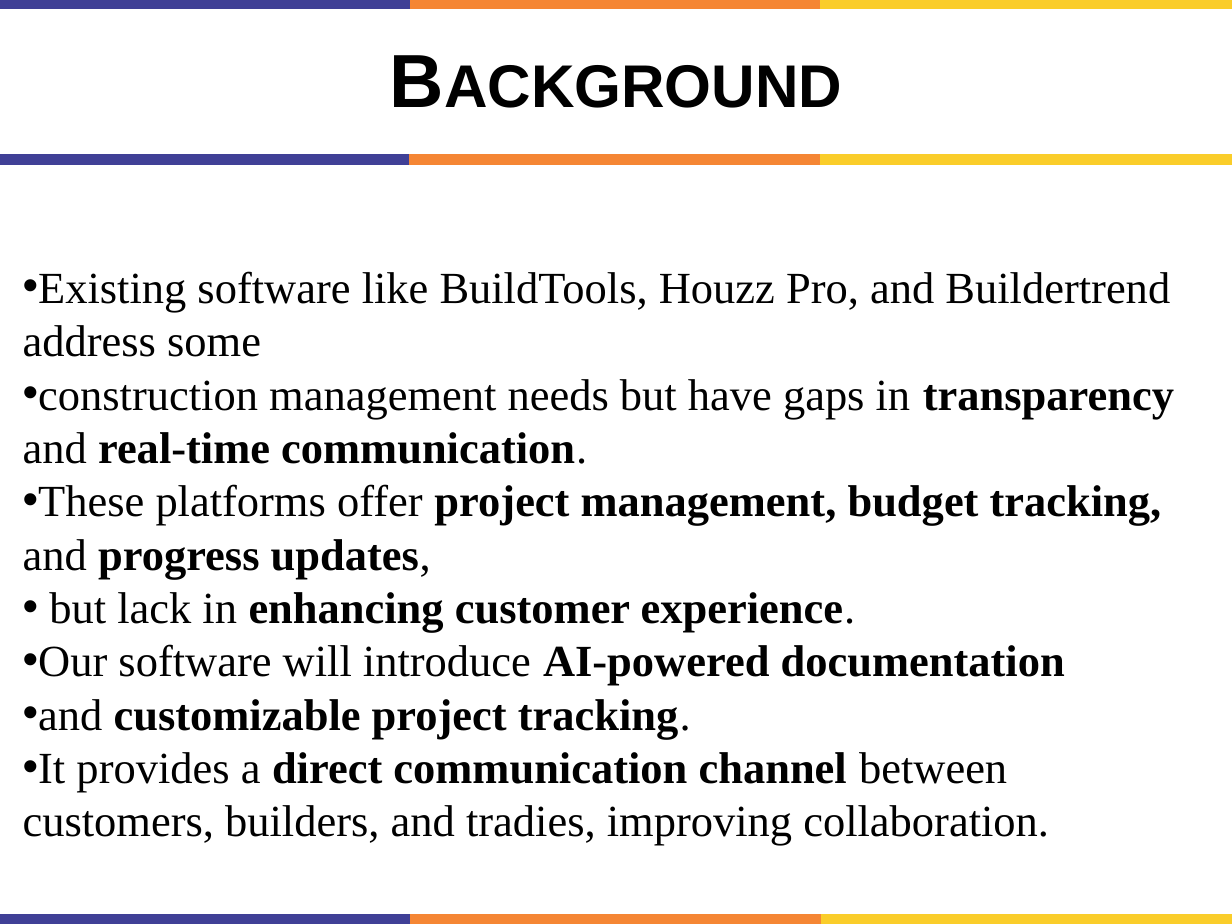
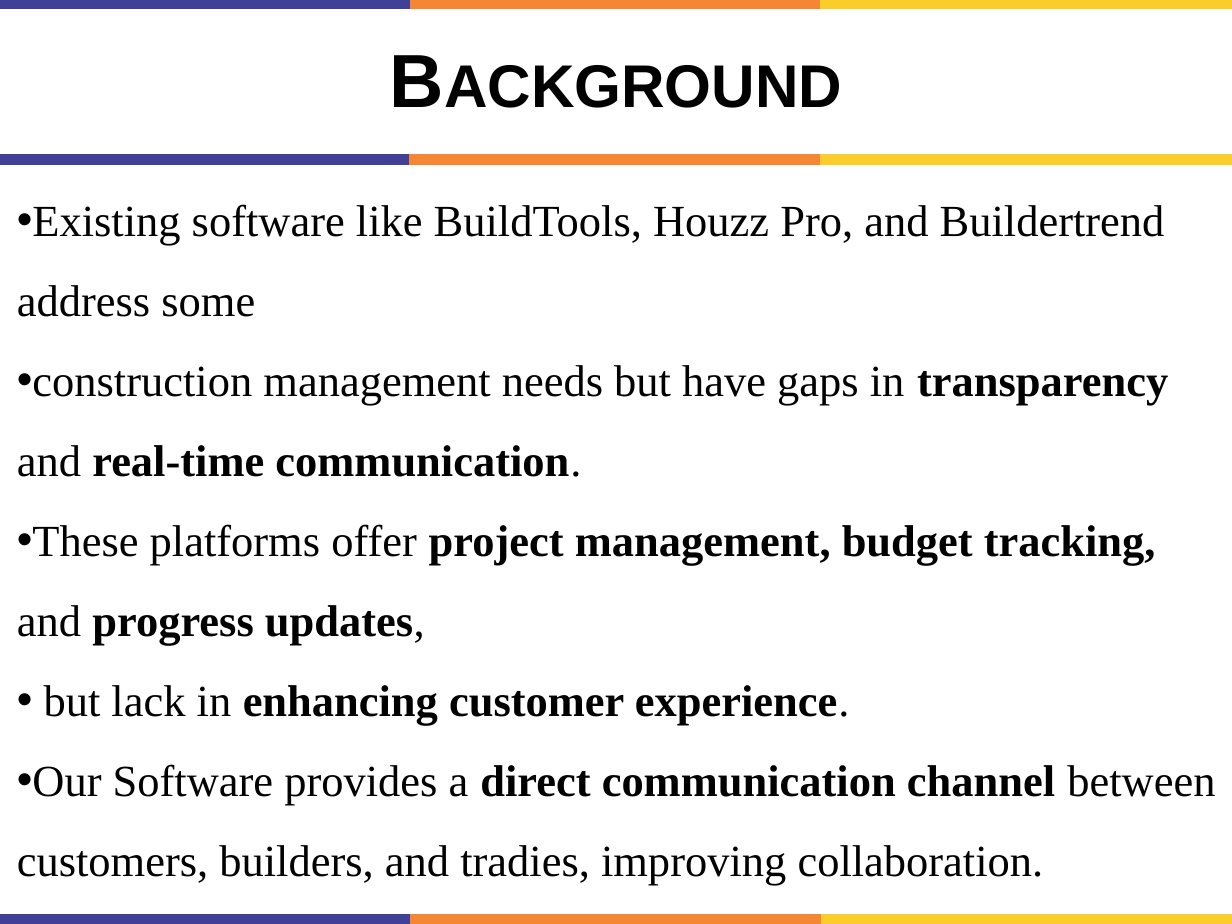
Before and after one commit to engineershoaibakhter/University-Courses, a slide deck: slide 5 of My 7th Semester/FYP/FYP PPT.pptx. Drawn at 1232x924 pixels with LibreOffice and Linux fonts; fonts in the diff are those of the drawing. Boxes give left, top, right and bottom in pixels: in the first picture for what was removed or moved away, otherwise in the second. Text is boxed around its words. In the diff, an @@ line names an element or a change of style, - is before the commit and + after.

```diff
--- a/My 7th Semester/FYP/FYP PPT.pptx
+++ b/My 7th Semester/FYP/FYP PPT.pptx
@@ text "Existing software like BuildTools, Houzz ...": place and size @@
-text "Existing software like BuildTools, Houzz ..." at [23, 271, 1174, 845]
+text "Existing software like BuildTools, Houzz ..." at [17, 204, 1215, 885]
@@ text at [17, 204, 1168, 725]: line spacing 1 to 1.5 @@
@@ text at [17, 764, 1215, 885]: text changed @@
-• Our software will introduce AI-powered documentation
-• and customizable project tracking.
-• It provides a direct communication channel between customers, builders, and tradies, improving collaboration.
+• Our Software provides a direct communication channel between customers, builders, and tradies, improving collaboration.
```
Also in this commit, not shown: 9 other slides changed, 1 other file.
